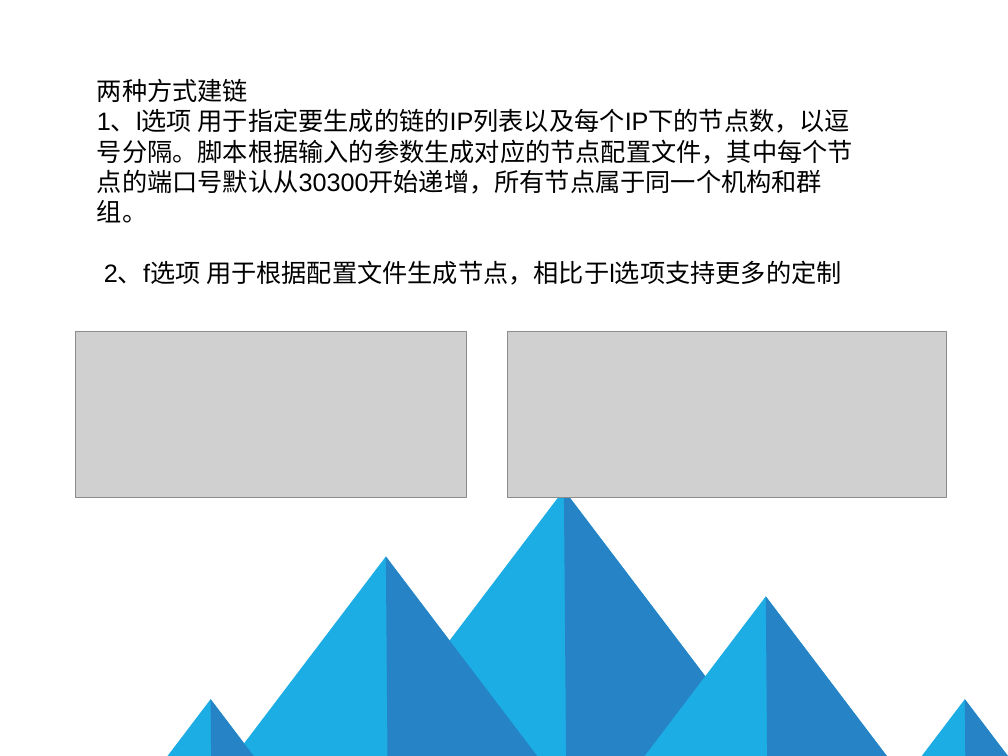
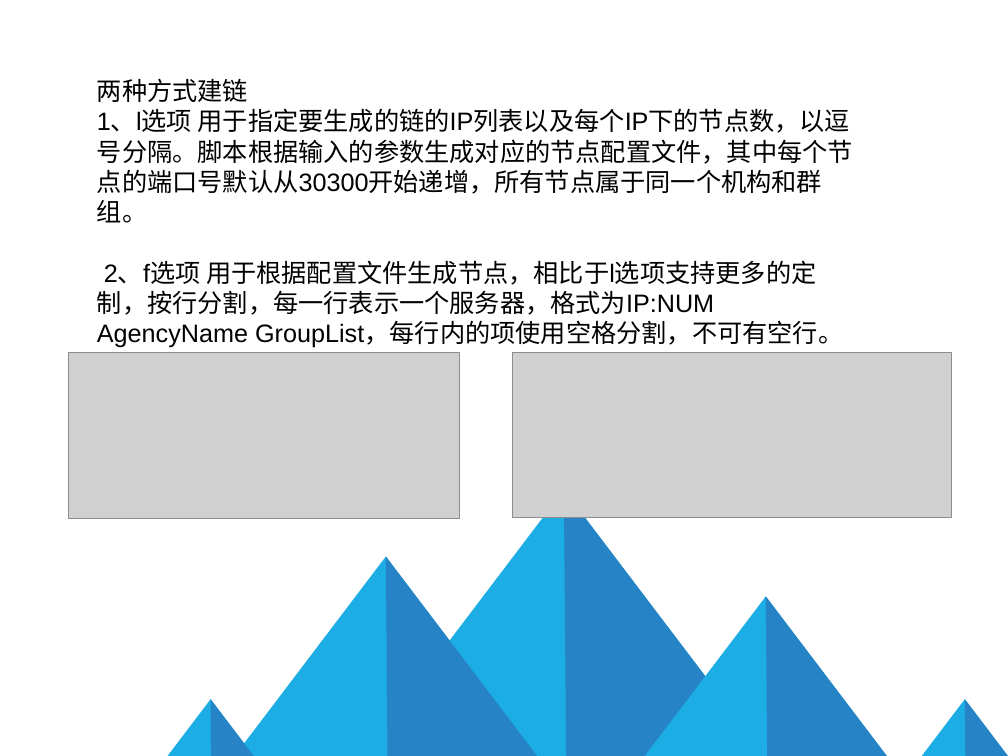
Before and after one commit to qukuailianniubi/Homework, a slide deck: slide 8 of DAY1/build_chain.sh文件的理解.ppt (slide 5 before the commit). Drawn at 1008x756 pixels with LibreOffice and Linux fonts; fonts in the diff are those of the drawing; grey boxes stand for pictures; background and template pictures are left out. Boxes give left, top, right and bottom in pixels: in the first picture for what was removed or moved away, otherwise in the second. Text is boxed around its words. In the diff, an @@ line names an element or a change of style, - is before the commit and + after.

```diff
--- a/DAY1/build_chain.sh文件的理解.ppt
+++ b/DAY1/build_chain.sh文件的理解.ppt
@@ text at (97, 260, 843, 348): text changed @@
-2、f选项 用于根据配置文件生成节点，相比于l选项支持更多的定制
+2、f选项 用于根据配置文件生成节点，相比于l选项支持更多的定制，按行分割，每一行表示一个服务器，格式为IP:NUM AgencyName GroupList，每行内的项使用空格分割，不可有空行。
@@ picture: place and size @@
-picture at (76, 332, 467, 498)
+picture at (69, 352, 460, 518)
@@ picture: place and size @@
-picture at (507, 332, 947, 498)
+picture at (512, 352, 952, 518)
```
Also in this commit, not shown: 2 other slides changed, 3 slides added, 1 other file.
